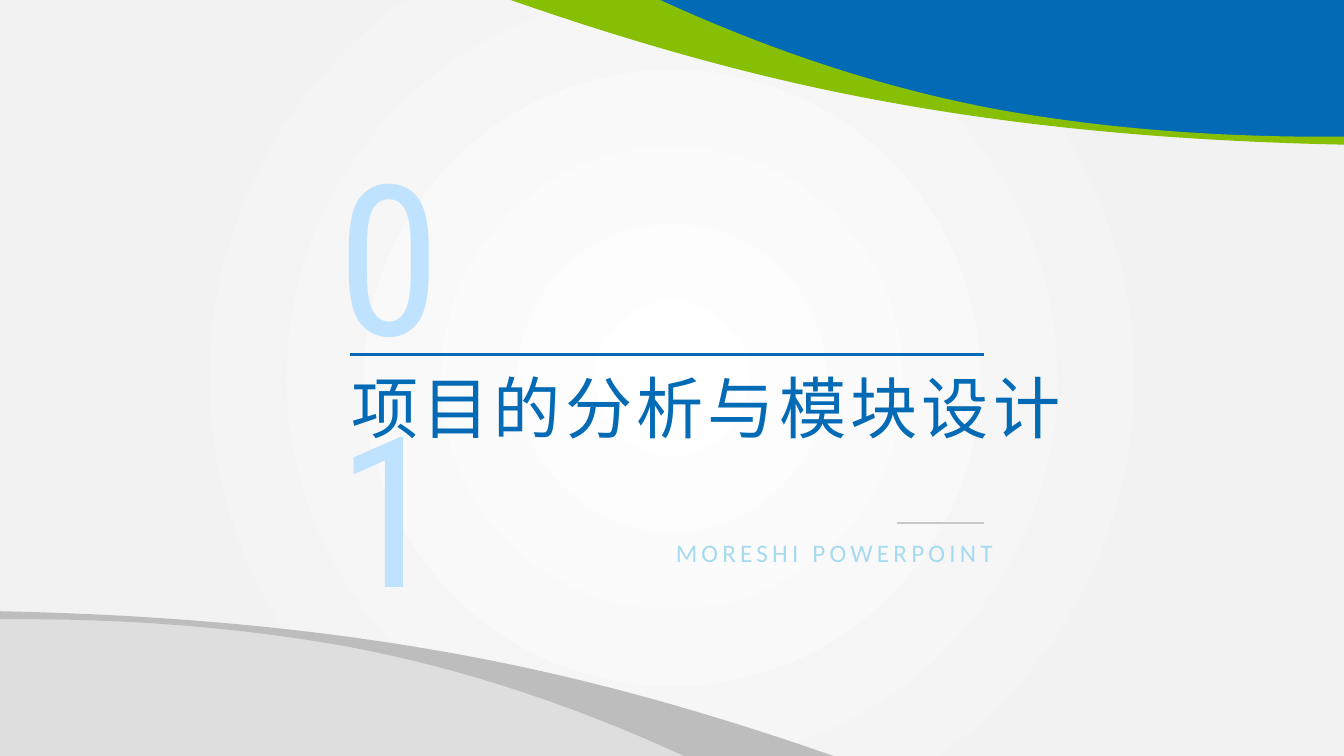
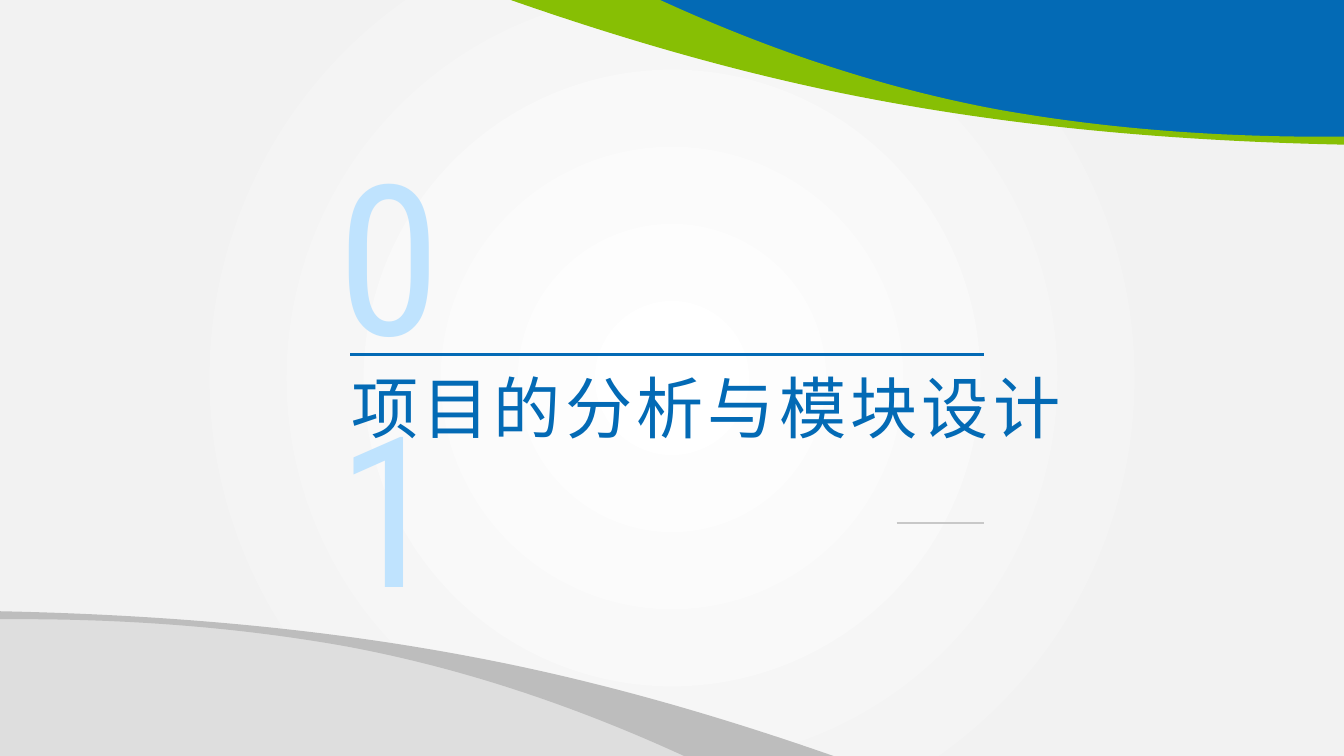
Before and after one commit to CH3OCH3-lio/shop-management, a slide deck: slide 3 of 2019013121_林炅答辩.pptx. Drawn at 1344x756 pixels with LibreOffice and Linux fonts; fonts in the diff are those of the drawing; background and template pictures are left out. Boxes give left, top, right and bottom in pixels: in the first picture for what was removed or moved away, otherwise in the second. Text is boxed around its words. In the diff, an @@ line names an element or a change of style, - is before the commit and + after.

```diff
--- a/2019013121_林炅答辩.pptx
+++ b/2019013121_林炅答辩.pptx
@@ text removed at (676, 546, 992, 562) @@
-MORESHI POWERPOINT
```
Also in this commit, not shown: 3 other slides changed, 5 slides added, 4 slides removed, 2 other files.
